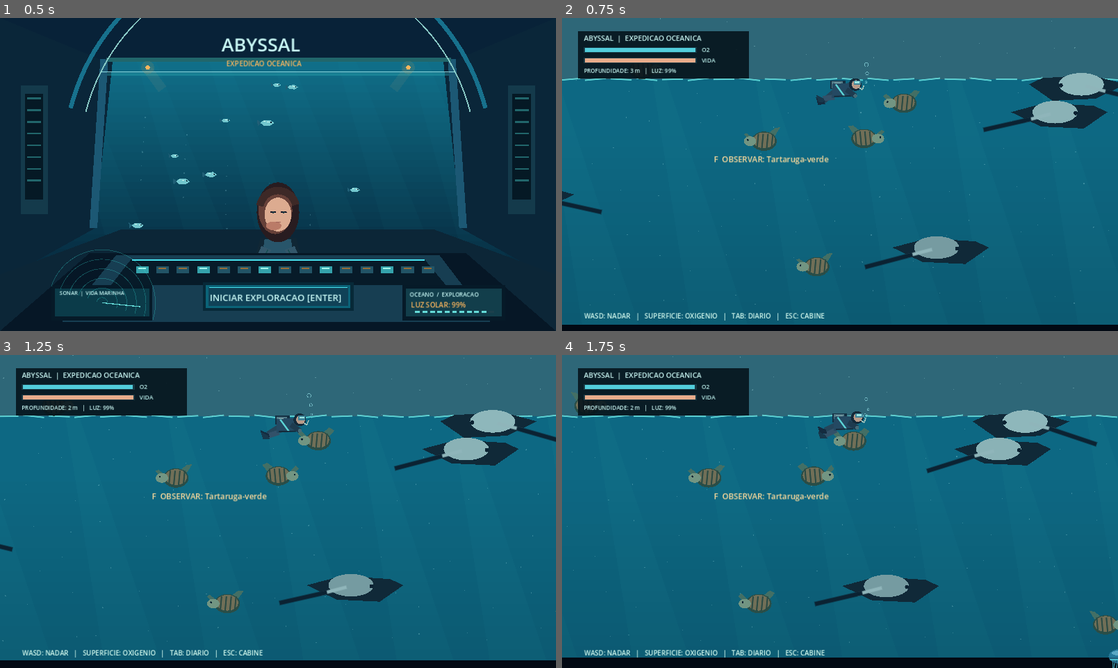
Above: before the commit, frames 1-4 (two rows, left to right).
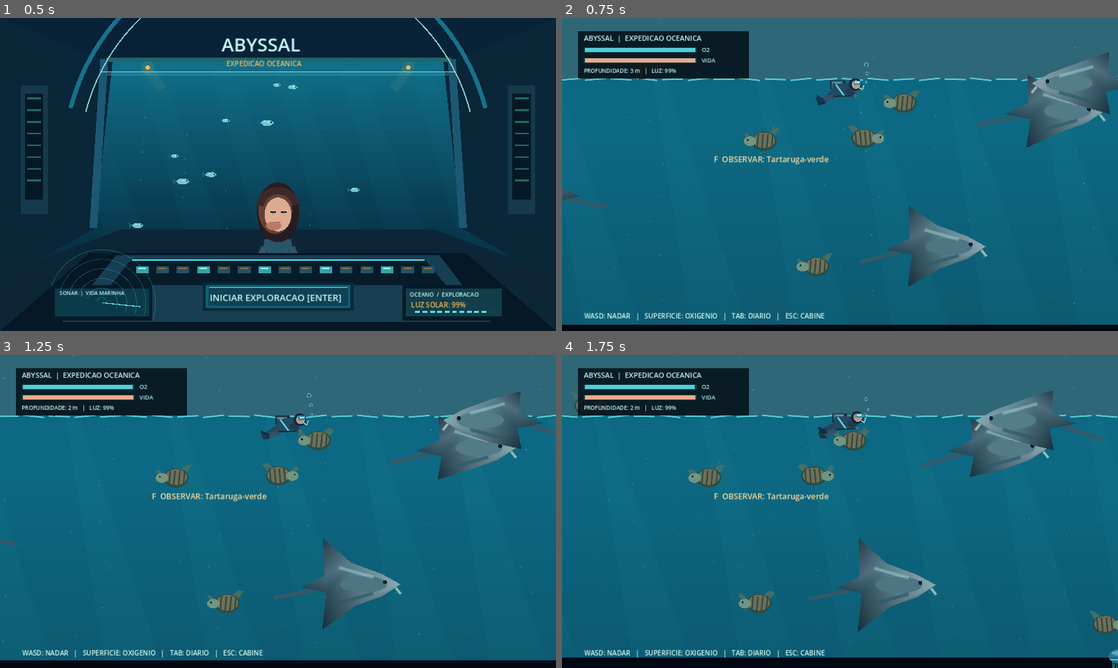
Above: after the commit, the same moments.

Repository: Esaneto/Abyssal
Game: Godot game, scene res://scenes/main.tscn
Same seed, same stepped clock (60 frames per second), same inputs: the game is played once before the commit and once after it.
Inputs (mouse positions are in pixels of both pictures, inside the frame that each line leads up to):
- Up to frame 1 (0.5 s): no input
- Up to frame 2 (0.75 s): tap Enter at 0.5, 0.6 s; move the mouse to (962, 158) at 0.52 s; hold D (move_right) from 0.53 s (still down); click (962, 158) at 0.67 s
- Up to frame 3 (1.25 s): keep holding D (move_right); tap Space at 0.77 s
- Up to frame 4 (1.75 s): release D (move_right) at 1.25 s; drag from (728, 527) to (812, 574) at 1.27 s

Frame 1 is identical in both runs. In frame 2, 5.6% of the frame differs, in the area x 0-100%, y 10-86%; in frame 3, 5.6%; in frame 4, 5.5%.

Commit message:
art(godot): replace manta's flat geometric wings with shaded articulated silhouette

Diff:
--- a/godot-client/scripts/marine_ecology.gd
+++ b/godot-client/scripts/marine_ecology.gd
@@ -120,16 +120,29 @@
 	var glow := Color("#57dce8")
 	match species_id:
 		"manta":
-			var wing := 12.0 * sin(time_s * 1.3 + pos.x * 0.01)
-			_poly(canvas, [Vector2(-42, 0), Vector2(-8, -9), Vector2(39, -6),
-				Vector2(52, 0), Vector2(29, 16), Vector2(-13, 14)], Color("#102938"))
-			_poly(canvas, [Vector2(-14, -4), Vector2(-43, -30 - wing), Vector2(-34, 6),
-				Vector2(-5, 12), Vector2(12, 9), Vector2(42, -30 + wing),
-				Vector2(37, -1), Vector2(9, -10)], Color("#263e4c").lerp(Color("#536f79"), light * 0.7))
-			_oval(canvas, Vector2(1, 0), Vector2(22, 11), silver)
-			_line(canvas, Vector2(-27, 8), Vector2(-4, 2), Color("#8fb5ba"), 2.0)
-			_line(canvas, Vector2(-23, 7), Vector2(-68, 20 + breathe * 3.0), dark, 3.0)
-			canvas.draw_circle(Vector2(21, 1), 2.0, dark)
+			# Softly shaded wings and a clear diamond-like giant silhouette.
+			var wing := 9.0 * sin(time_s * 1.3 + pos.x * 0.01)
+			_line(canvas, Vector2(-36, 5), Vector2(-73, 15 + breathe * 3.0), Color("#355969"), 2.5)
+			var contour := PackedVector2Array([
+				Vector2(-48, 2), Vector2(-25, -9),
+				Vector2(-26, -38 - wing), Vector2(1, -22),
+				Vector2(31, -11), Vector2(49, -1),
+				Vector2(31, 11), Vector2(5, 20),
+				Vector2(-27, 36 + wing), Vector2(-23, 7)
+			])
+			var shades := PackedColorArray([
+				Color("#254755"), Color("#496778"), Color("#243c4b"),
+				Color("#5a7e8c"), Color("#728e9c"), Color("#8ba9b0"),
+				Color("#557787"), Color("#4a6874"), Color("#172f3c"),
+				Color("#2b4b59")
+			])
+			canvas.draw_polygon(contour, shades)
+			_oval(canvas, Vector2(13, -1), Vector2(23, 8), Color("#7097a0").lerp(Color("#345d6d"), 1.0 - light * 0.55))
+			_line(canvas, Vector2(-10, -17), Vector2(22, -8), Color(0.65, 0.88, 0.89, 0.45), 1.7)
+			_line(canvas, Vector2(-10, 17), Vector2(22, 8), Color(0.17, 0.35, 0.43, 0.73), 2.0)
+			canvas.draw_circle(Vector2(34, -3), 2.0, dark)
+			_line(canvas, Vector2(45, 3), Vector2(49, 8), Color("#9dc0ba"), 1.0)
+
 		"turtle":
 			_poly(canvas, [Vector2(-22, -3), Vector2(-40, -27 - breathe * 5), Vector2(-28, -30),
 				Vector2(-6, -13), Vector2(21, -7), Vector2(37, -22 + breathe * 4),
